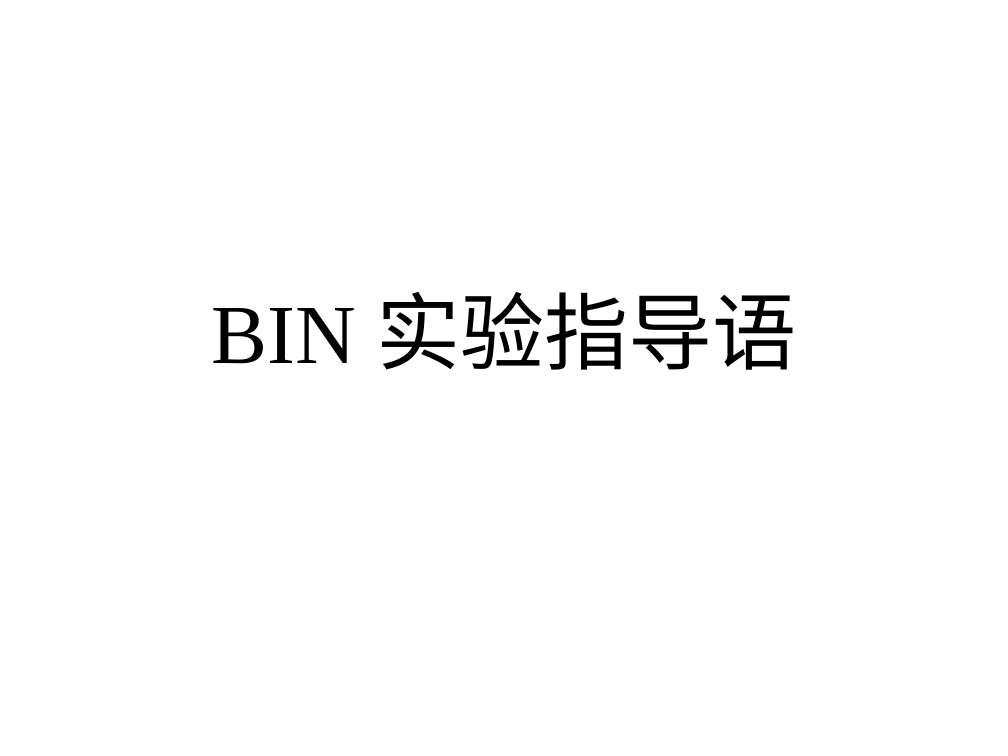
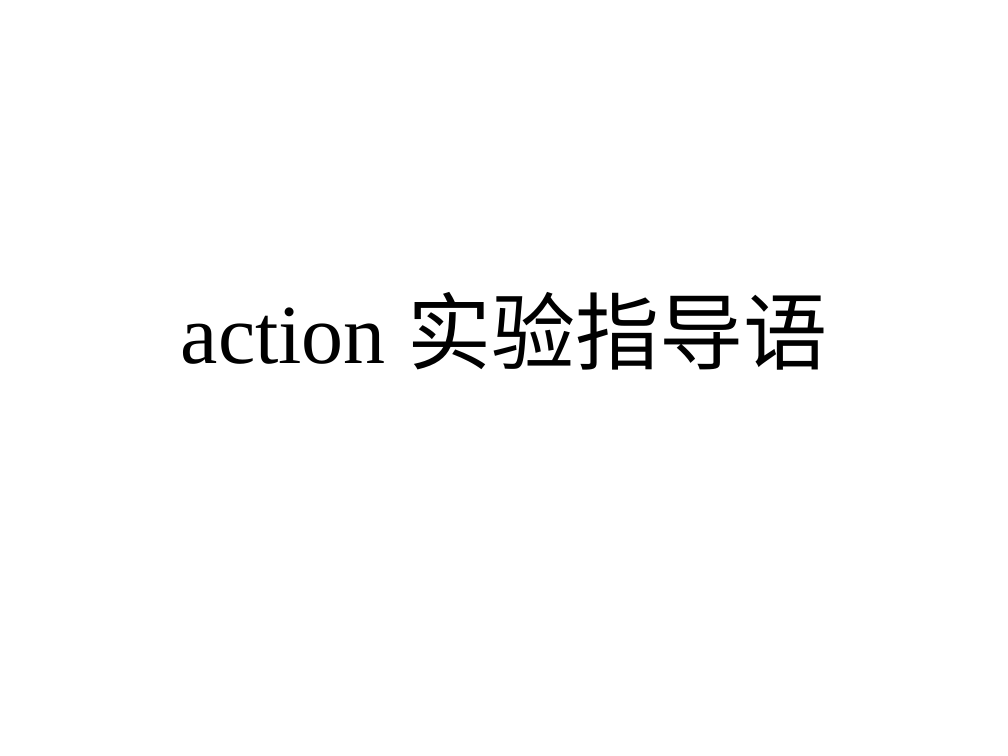
Before and after one commit to Yuxuan-Dai-psycho/NaturalVisionProject, a slide deck: slide 1 of action/instruction/instruction.pptx. Drawn at 1008x756 pixels with LibreOffice and Linux fonts; fonts in the diff are those of the drawing. Boxes give left, top, right and bottom in pixels: in the first picture for what was removed or moved away, otherwise in the second. Text is boxed around its words. In the diff, an @@ line names an element or a change of style, - is before the commit and + after.

Commit message:
ENH: action exp finished

```diff
--- a/action/instruction/instruction.pptx
+++ b/action/instruction/instruction.pptx
@@ title at bbox=[181, 292, 827, 370]: text changed @@
-BIN 实验指导语
+action 实验指导语
```
Also in this commit, not shown: 7 other slides changed, 7 slides removed, 8 other files.
